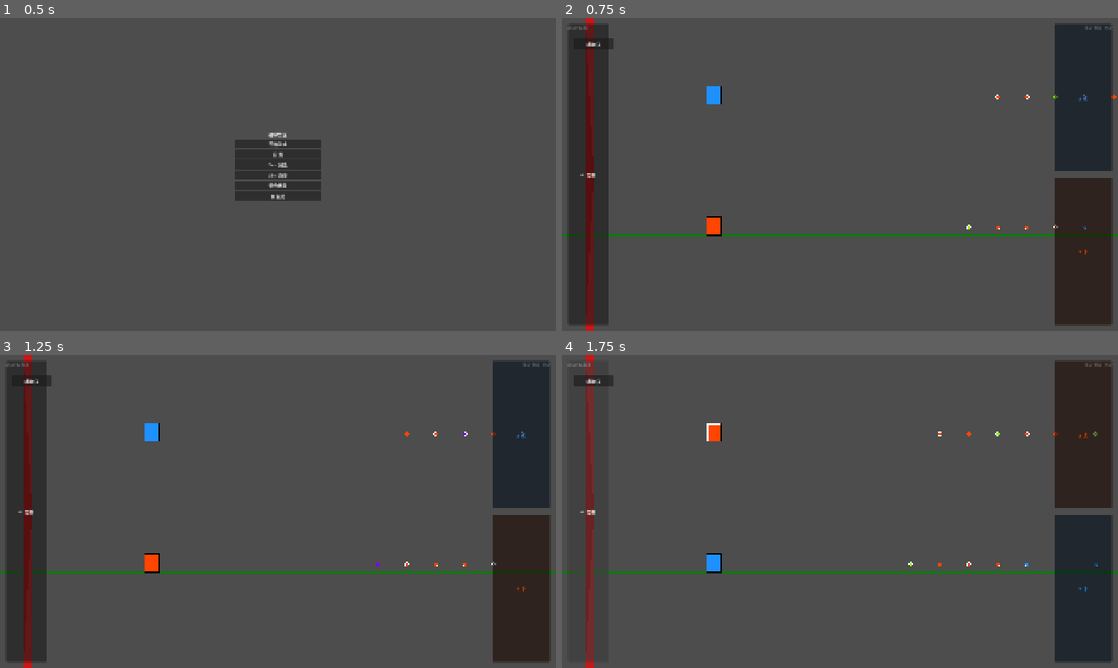
Above: before the commit, frames 1-4 (two rows, left to right).
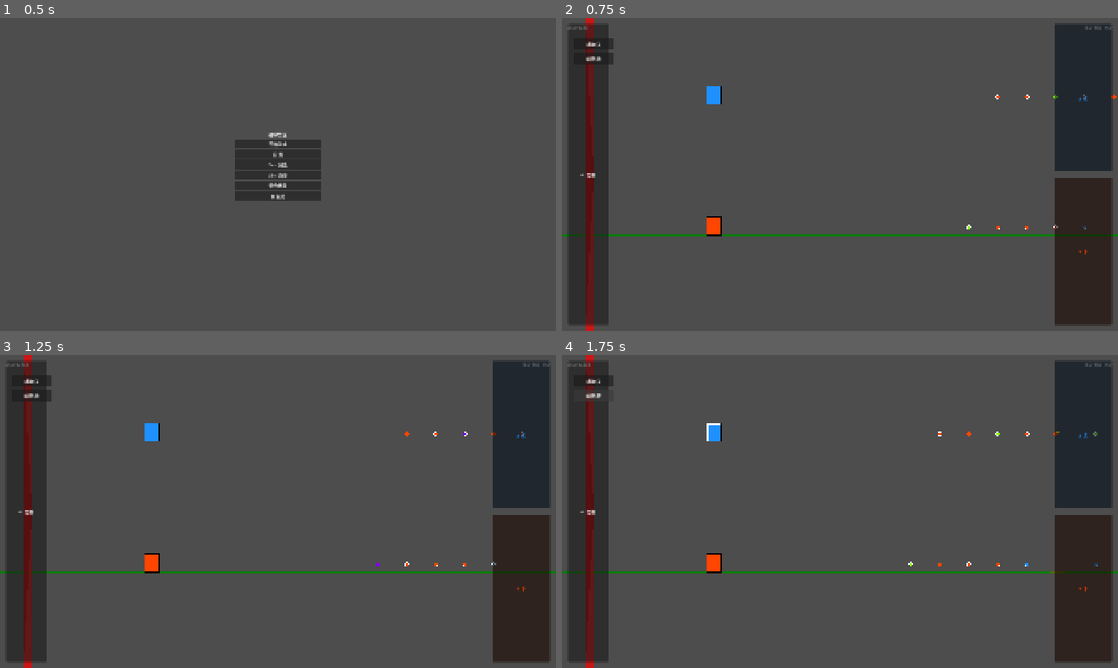
Above: after the commit, the same moments.

Repository: GeorgeMee/Magnetix
Game: Godot game, scene res://src/scenes/ui/start_menu.tscn
Two runs of this game, one before a commit and one after it. Both use one fixed random seed, a clock stepped at 60 frames per second and the inputs below.
Inputs (mouse positions are in pixels of both pictures, inside the frame that each line leads up to):
- Up to frame 1 (0.5 s): no input
- Up to frame 2 (0.75 s): click "混合场景" at 0.5 s
- Up to frame 3 (1.25 s): no input
- Up to frame 4 (1.75 s): click (595, 395) at 1.25 s, where only the run after the commit has a clickable "轨迹:关"

Frame 1 is identical in both runs. In frame 2, 0.1% of the frame differs, in the area x 4-10%, y 11-15%; in frame 3, 0.1%; in frame 4, 0.4%, in the area x 4-95%, y 11-76%.

Commit message:
Assist mode: multi-button highlight + Debug trajectory toggle
- _update_assist_highlights: iterate ALL upcoming trajectory points
  within 1200px screen distance, track which triggers exist (swap/mag_a/mag_b)
  and pulse all corresponding buttons simultaneously instead of just the first
- Add DebugToggle button ('轨迹:开/关') to GameHUD, wired to
  GameManager.debug_visualize
- Add _draw_trajectory to hybrid_scene and play_scene (was only in main.gd)
  behind debug_visualize flag

Diff:
--- a/src/scenes/ui/game_hud.tscn
+++ b/src/scenes/ui/game_hud.tscn
@@ -44,6 +44,14 @@
 offset_right = 180.0
 offset_bottom = 110.0
 text = "辅助:关"
+
+[node name="DebugToggle" type="Button" parent="."]
+unique_name_in_owner = true
+offset_left = 40.0
+offset_top = 120.0
+offset_right = 180.0
+offset_bottom = 160.0
+text = "轨迹:关"
 
 [node name="BtnMagnetA" type="Button" parent="."]
 unique_name_in_owner = true
--- a/src/scripts/sim/hybrid_scene.gd
+++ b/src/scripts/sim/hybrid_scene.gd
@@ -92,11 +92,33 @@
 func _draw() -> void:
 	_draw_lane(GameManager.lane_top_y, Color.WEB_GREEN)
 	_draw_lane(GameManager.lane_bottom_y, Color.WEB_GREEN)
+	if GameManager.debug_visualize:
+		_draw_trajectory()
 
 func _draw_lane(floor_y: float, color: Color) -> void:
 	var vp_w := get_viewport().get_visible_rect().size.x
 	draw_line(Vector2(0, floor_y), Vector2(vp_w, floor_y), color, 3.0)
 	draw_line(Vector2(0, floor_y - GameManager.ceiling_offset), Vector2(vp_w, floor_y - GameManager.ceiling_offset), color.darkened(0.4), 2.0)
+
+func _draw_trajectory() -> void:
+	for pt in GameManager.trajectory_data:
+		var sx := scroll_manager.world_to_screen_x(pt.world_x)
+		if sx < -100 or sx > get_viewport().get_visible_rect().size.x + 100:
+			continue
+		var ay := GameManager.lane_top_y - Character.CHAR_HEIGHT
+		var by := GameManager.lane_bottom_y - Character.CHAR_HEIGHT
+		if pt.char_a_surface == Character.Surface.CEILING:
+			ay = GameManager.lane_top_y - GameManager.ceiling_offset
+		if pt.char_b_surface == Character.Surface.CEILING:
+			by = GameManager.lane_bottom_y - GameManager.ceiling_offset
+		draw_rect(Rect2(Vector2(sx, ay), Vector2(Character.CHAR_WIDTH, Character.CHAR_HEIGHT)), Color(Color.DODGER_BLUE, 0.3), false, 1.0)
+		draw_rect(Rect2(Vector2(sx, by), Vector2(Character.CHAR_WIDTH, Character.CHAR_HEIGHT)), Color(Color.ORANGE_RED, 0.3), false, 1.0)
+		if pt.swap_trigger:
+			draw_circle(Vector2(sx + Character.CHAR_WIDTH * 0.5, ay + Character.CHAR_HEIGHT * 0.5), 6.0, Color.YELLOW)
+		if pt.magnet_a_trigger:
+			draw_rect(Rect2(Vector2(sx, ay - 4), Vector2(4, 4)), Color.WHITE)
+		if pt.magnet_b_trigger:
+			draw_rect(Rect2(Vector2(sx, by - 4), Vector2(4, 4)), Color.WHITE)
 
 func _check_game_over() -> void:
 	if not player_character_a.is_alive or not player_character_b.is_alive:
--- a/src/scripts/sim/play_scene.gd
+++ b/src/scripts/sim/play_scene.gd
@@ -140,11 +140,33 @@
 func _draw() -> void:
 	_draw_lane(GameManager.lane_top_y, Color.WEB_GREEN)
 	_draw_lane(GameManager.lane_bottom_y, Color.WEB_GREEN)
+	if GameManager.debug_visualize:
+		_draw_trajectory()
 
 func _draw_lane(floor_y: float, color: Color) -> void:
 	var vp_w := get_viewport().get_visible_rect().size.x
 	draw_line(Vector2(0, floor_y), Vector2(vp_w, floor_y), color, 3.0)
 	draw_line(Vector2(0, floor_y - GameManager.ceiling_offset), Vector2(vp_w, floor_y - GameManager.ceiling_offset), color.darkened(0.4), 2.0)
+
+func _draw_trajectory() -> void:
+	for pt in GameManager.trajectory_data:
+		var sx := scroll_manager.world_to_screen_x(pt.world_x)
+		if sx < -100 or sx > get_viewport().get_visible_rect().size.x + 100:
+			continue
+		var ay := GameManager.lane_top_y - Character.CHAR_HEIGHT
+		var by := GameManager.lane_bottom_y - Character.CHAR_HEIGHT
+		if pt.char_a_surface == Character.Surface.CEILING:
+			ay = GameManager.lane_top_y - GameManager.ceiling_offset
+		if pt.char_b_surface == Character.Surface.CEILING:
+			by = GameManager.lane_bottom_y - GameManager.ceiling_offset
+		draw_rect(Rect2(Vector2(sx, ay), Vector2(Character.CHAR_WIDTH, Character.CHAR_HEIGHT)), Color(Color.DODGER_BLUE, 0.3), false, 1.0)
+		draw_rect(Rect2(Vector2(sx, by), Vector2(Character.CHAR_WIDTH, Character.CHAR_HEIGHT)), Color(Color.ORANGE_RED, 0.3), false, 1.0)
+		if pt.swap_trigger:
+			draw_circle(Vector2(sx + Character.CHAR_WIDTH * 0.5, ay + Character.CHAR_HEIGHT * 0.5), 6.0, Color.YELLOW)
+		if pt.magnet_a_trigger:
+			draw_rect(Rect2(Vector2(sx, ay - 4), Vector2(4, 4)), Color.WHITE)
+		if pt.magnet_b_trigger:
+			draw_rect(Rect2(Vector2(sx, by - 4), Vector2(4, 4)), Color.WHITE)
 
 func _check_game_over() -> void:
 	if not character_a.is_alive or not character_b.is_alive:
--- a/src/scripts/ui/game_hud.gd
+++ b/src/scripts/ui/game_hud.gd
@@ -15,6 +15,7 @@
 @onready var restart_button : Button = %RestartButton
 @onready var settings_button : Button = %SettingsButton
 @onready var assist_toggle : Button = %AssistToggle
+@onready var debug_toggle : Button = %DebugToggle
 var settings_panel : Panel
 var highlight_tween : Tween
 var highlight_on : bool = false
@@ -26,7 +27,9 @@
 	restart_button.pressed.connect(_on_restart_pressed)
 	settings_button.pressed.connect(_on_settings)
 	assist_toggle.pressed.connect(_on_assist_toggle)
+	debug_toggle.pressed.connect(_on_debug_toggle)
 	_update_assist_button_text()
+	_update_debug_button_text()
 
 func _process(delta : float) -> void:
 	if GameManager.state == GameManager.GameState.PLAYING:
@@ -80,10 +83,25 @@
 func _update_assist_button_text() -> void:
 	assist_toggle.text = "辅助:开" if GameManager.assist_mode else "辅助:关"
 
+func _on_debug_toggle() -> void:
+	GameManager.debug_visualize = not GameManager.debug_visualize
+	_update_debug_button_text()
+
+func _update_debug_button_text() -> void:
+	debug_toggle.text = "轨迹:开" if GameManager.debug_visualize else "轨迹:关"
+
 func _update_assist_highlights(delta : float) -> void:
 	pulse_time += delta
 	var pulse := absf(sin(pulse_time * 4.0))
-	var highlight_color := Color.YELLOW
+	var highlight_color := Color.YELLOW.lerp(Color.WHITE, pulse)
+
+	var default_a := GameManager.character_a.character_color if GameManager.character_a else Color.DODGER_BLUE
+	var default_b := GameManager.character_b.character_color if GameManager.character_b else Color.ORANGE_RED
+	var default_swap := Color.WHITE
+
+	var has_swap := false
+	var has_mag_a := false
+	var has_mag_b := false
 
 	var dist := GameManager.scroll_manager.world_offset + GameManager.player_fixed_x
 	for pt in GameManager.trajectory_data:
@@ -93,17 +111,13 @@
 		if screen_x > 1920:
 			continue
 		if screen_x < 1200:
-			highlight_color = highlight_color.lerp(Color.WHITE, pulse)
+			if pt.swap_trigger:
+				has_swap = true
+			if pt.magnet_a_trigger:
+				has_mag_a = true
+			if pt.magnet_b_trigger:
+				has_mag_b = true
 
-			if pt.swap_trigger:
-				btn_swap.modulate = highlight_color
-			if pt.magnet_a_trigger:
-				btn_magnet_a.modulate = highlight_color
-			if pt.magnet_b_trigger:
-				btn_magnet_b.modulate = highlight_color
-			return
-		else:
-			btn_magnet_a.modulate = GameManager.character_a.character_color
-			btn_magnet_b.modulate = GameManager.character_b.character_color
-			btn_swap.modulate = Color.WHITE
-	return
+	btn_swap.modulate = highlight_color if has_swap else default_swap
+	btn_magnet_a.modulate = highlight_color if has_mag_a else default_a
+	btn_magnet_b.modulate = highlight_color if has_mag_b else default_b
Not shown: 1 places in src/scenes/sim/generate_scene.tscn that only renumber resources
Not shown: 1 places in src/scenes/sim/hybrid_scene.tscn that only renumber resources
Not shown: 1 places in src/scenes/sim/play_scene.tscn that only renumber resources
Not shown, added: src/scripts/sim/generate_scene.gd.uid
Not shown, added: src/scripts/sim/hybrid_scene.gd.uid
Not shown, added: src/scripts/sim/play_scene.gd.uid
